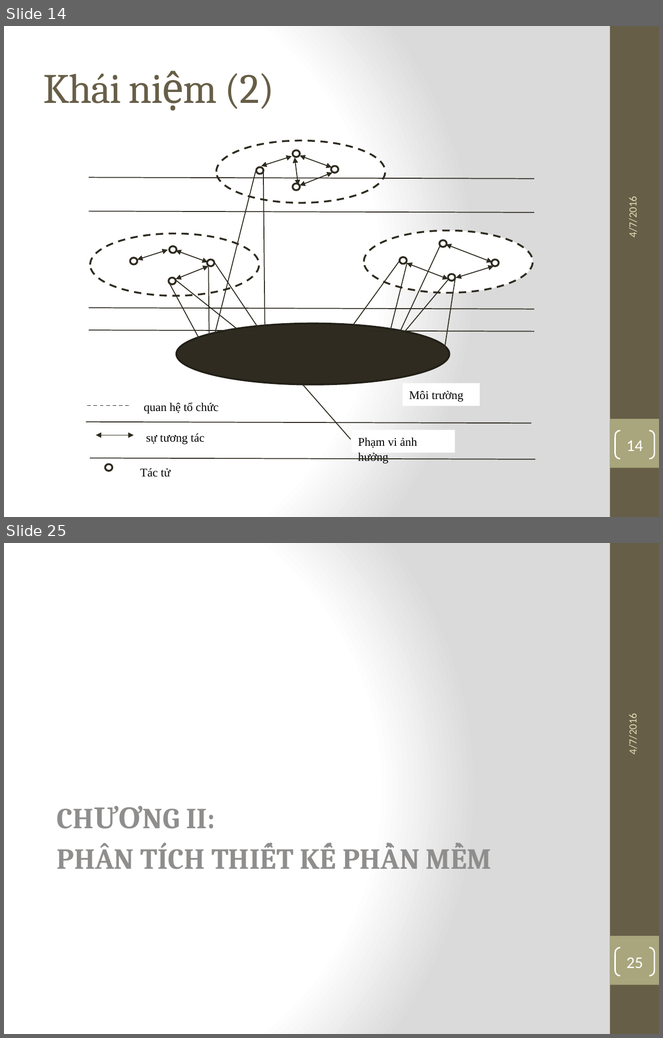
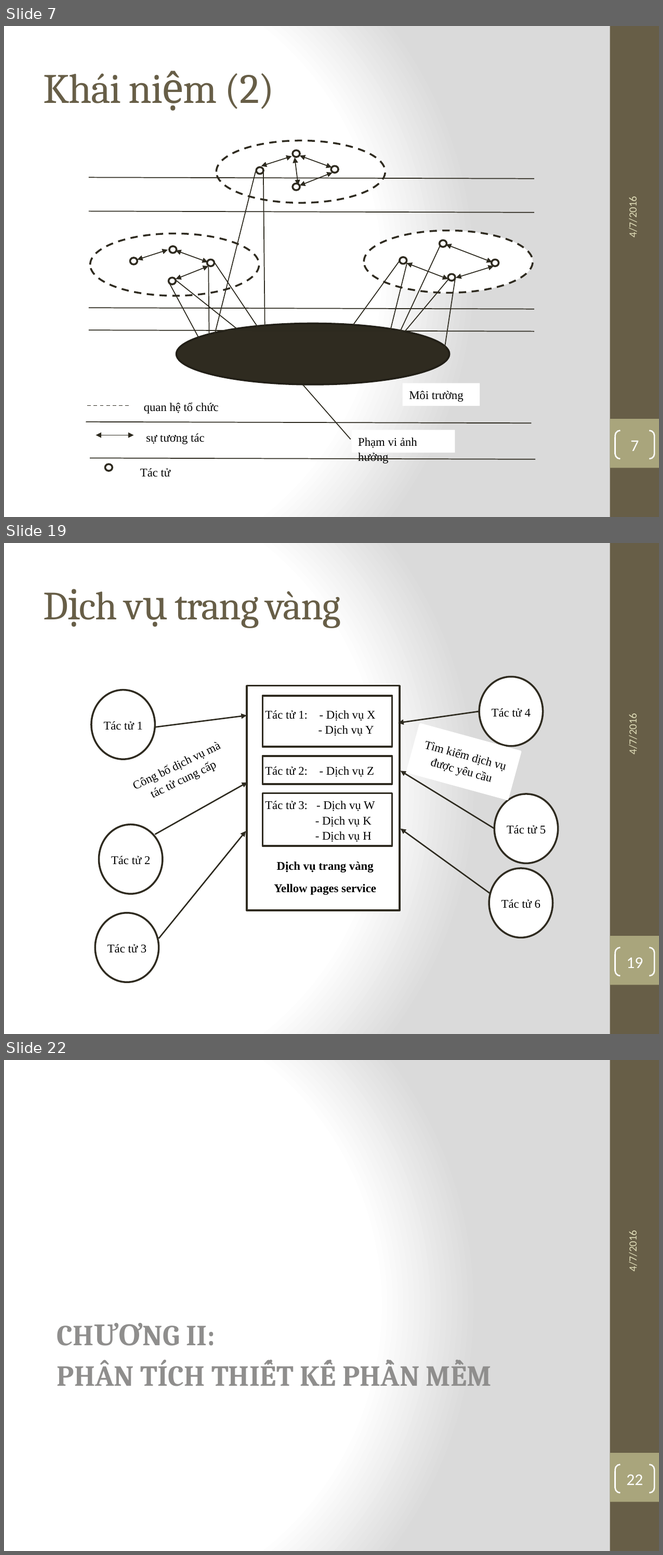
Before and after one commit to nampv92/VDHD, a slide deck: Group7_MultiAgentSystem_2st.pptx. Shown one above the other, each under a label of ours: slides 14 and 25 before the commit, slides 7, 19 and 22 after it; the slides between them are not shown. The pictures are 663x1038 and 663x1555 pixels, drawn with LibreOffice and Linux fonts; fonts in the diff are those of the drawing. Boxes give left, top, right and bottom in pixels: in the first picture for what was removed or moved away, otherwise in the second. Text is boxed around its words. In the diff, an @@ line names an element or a change of style, - is before the commit and + after.

```diff
--- a/Group7_MultiAgentSystem_2st.pptx
+++ b/Group7_MultiAgentSystem_2st.pptx
@@ slide 19 added at (4, 543, 659, 1034), background gradient #FFFFFF to #DADADA; not listed: 2 template elements that a slide beside it also shows @@
@@ title added at (175, 591, 505, 771), 44 pt, text #675E47 @@
+Dịch vụ trang vàng
@@ group added at (91, 677, 558, 982): 7 rectangles, 6 ellipses, 6 arrows @@
+Dịch vụ trang vàng
+Yellow pages service
+Tác tử 1: - Dịch vụ X
+- Dịch vụ Y
+Tác tử 2: - Dịch vụ Z
+Tác tử 3: - Dịch vụ W
+- Dịch vụ K
+- Dịch vụ H
+Tác tử 1
+Tác tử 2
+Tác tử 3
+Công bố dịch vụ mà tác tử cung cấp
+Tác tử 4
+Tác tử 5
+Tác tử 6
+Tìm kiếm dịch vụ được yêu cầu
@@ text added at (626, 717, 640, 754), 12 pt, text #DFDCB7 @@
+4/7/2016
@@ page number added at (616, 948, 655, 976), outline #FFFFFF 1.5 pt, 18 pt, text #FFFFFF @@
+19
@@ what was slide 14 is now slide 7 @@
@@ page number at (631, 441, 639, 451): text changed @@
-14
+7
@@ what was slide 25 is now slide 22 @@
@@ page number at (626, 1474, 643, 1485): text changed @@
-25
+22
```
Also in this commit, not shown: 12 slides changed, 5 other slides added, 9 slides removed, 3 other files.
